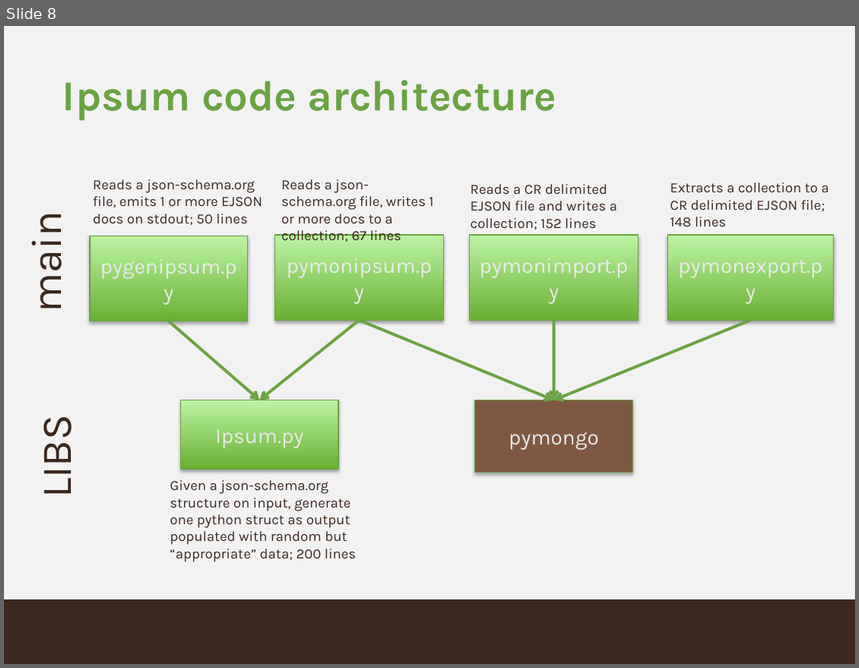
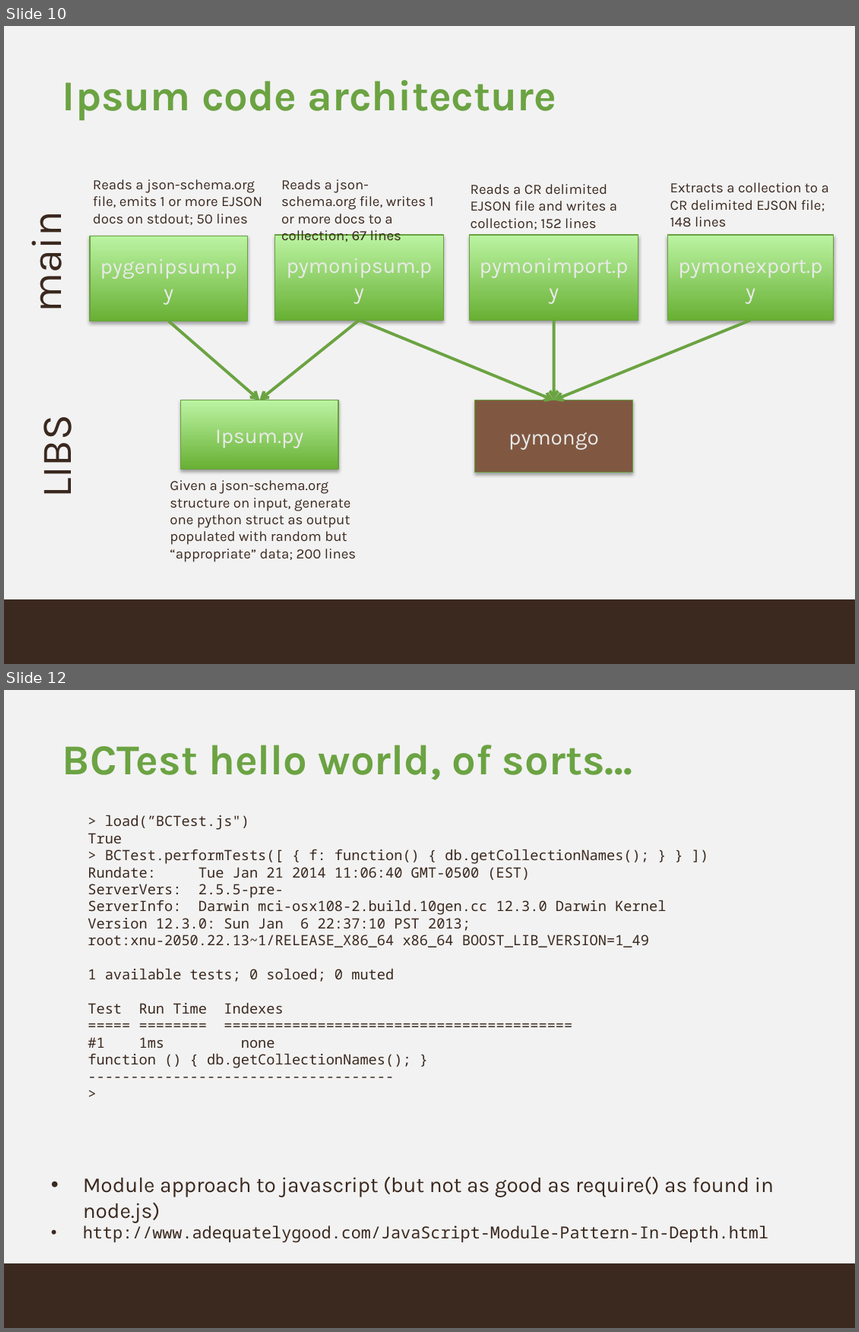
Before and after one commit to buzzm/ipsum, a slide deck: ipsum.pptx. Shown one above the other, each under a label of ours: slide 8 before the commit, slides 10 and 12 after it; the slides between them are not shown. The pictures are 859x668 and 859x1332 pixels, drawn with LibreOffice and Linux fonts; fonts in the diff are those of the drawing; background and template pictures are left out. Boxes give left, top, right and bottom in pixels: in the first picture for what was removed or moved away, otherwise in the second. Text is boxed around its words. In the diff, an @@ line names an element or a change of style, - is before the commit and + after.

```diff
--- a/ipsum.pptx
+++ b/ipsum.pptx
@@ slide 12 added at <box>4,690,855,1328</box>, background #F2F2F2; not listed: 1 template element that a slide beside it also shows @@
@@ title added at <box>63,745,633,780</box>, 36 pt, text #6BA342, bold @@
+BCTest hello world, of sorts…
@@ text added at <box>88,815,666,1068</box>, 12 pt, text #3A281E @@
+> load(”BCTest.js")
+True
+> BCTest.performTests([ { f: function() { db.getCollectionNames(); } } ])
+Rundate: Tue Jan 21 2014 11:06:40 GMT-0500 (EST)
+ServerVers: 2.5.5-pre-
+ServerInfo: Darwin mci-osx108-2.build.10gen.cc 12.3.0 Darwin Kernel Version 12.3.0: Sun Jan 6 22:37:10 PST 2013; root:xnu-2050.22.13~1/RELEASE_X86_64 x86_64 BOOST_LIB_VERSION=1_49
+1 available tests; 0 soloed; 0 muted
+Test Run Time Indexes
+===== ======== =========================================
+#1 1ms none
+function () { db.getCollectionNames(); }
+------------------------------------
+>
@@ text added at <box>83,1177,774,1243</box>, 14 pt, text #3A281E @@
+• Module approach to javascript (but not as good as require() as found in node.js)
+• http://www.adequatelygood.com/JavaScript-Module-Pattern-In-Depth.html
@@ what was slide 8 is now slide 10 @@
```
Also in this commit, not shown: 2 slides changed, 8 other slides added, 1 other file.
